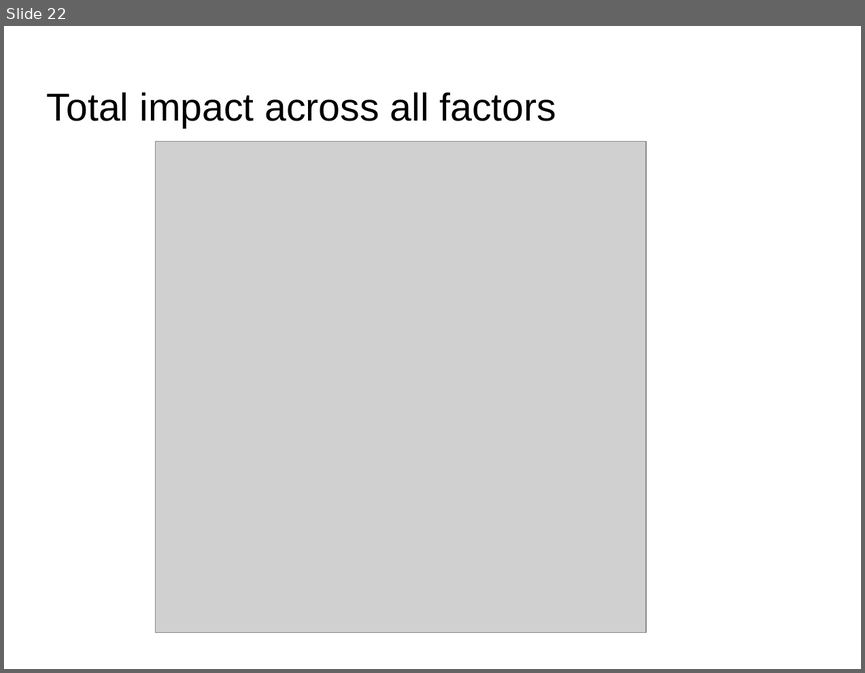
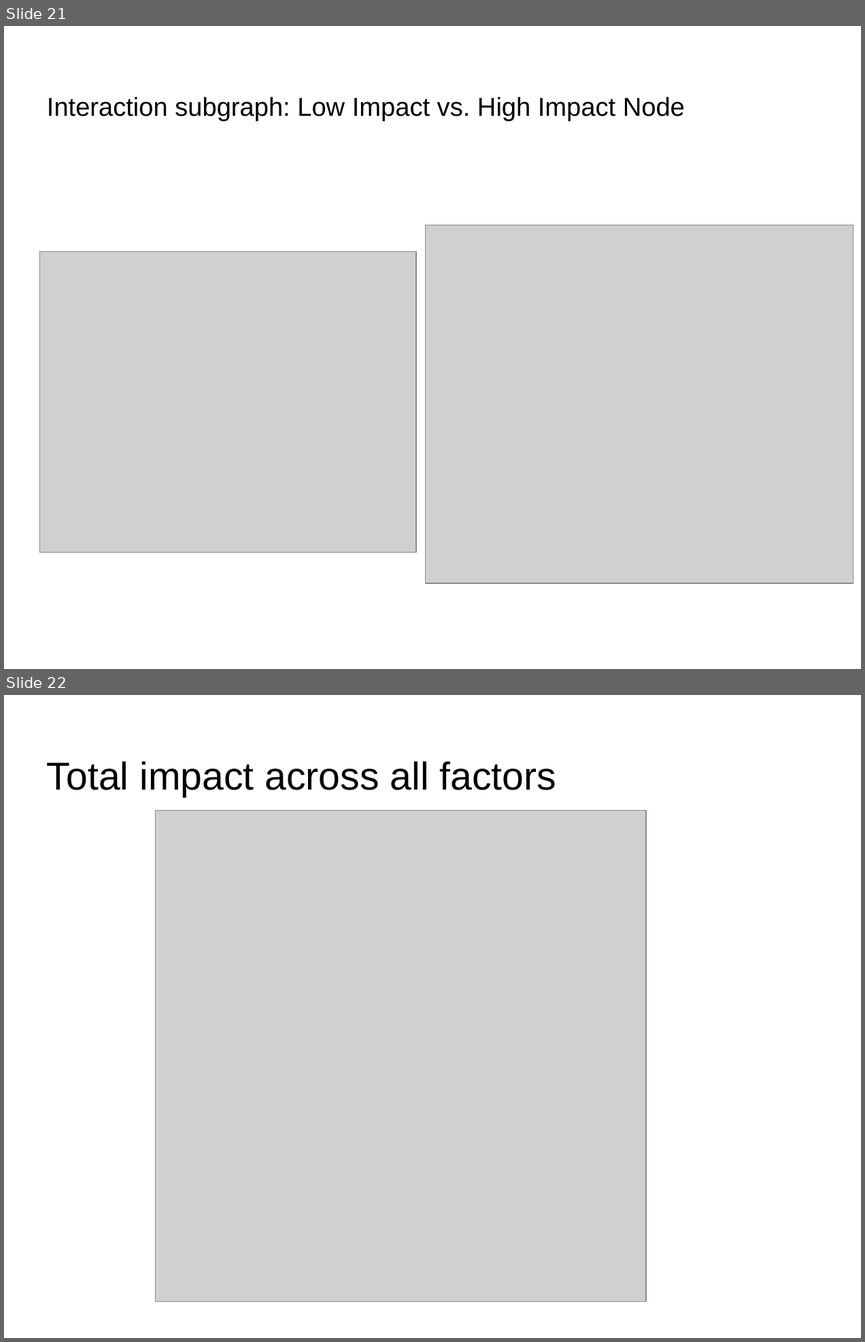
Before and after one commit to s2-t2/blockchain_reputation_system, a slide deck: documents/Presentation/Presentation.odp. Shown one above the other, each under a label of ours: slide 22 before the commit, slides 21 and 22 after it. The pictures are 865x673 and 865x1342 pixels, drawn with LibreOffice and Linux fonts; fonts in the diff are those of the drawing; grey boxes stand for pictures; background and template pictures are left out. Boxes give left, top, right and bottom in pixels: in the first picture for what was removed or moved away, otherwise in the second. Text is boxed around its words. In the diff, an @@ line names an element or a change of style, - is before the commit and + after.

```diff
--- a/documents/Presentation/Presentation.odp
+++ b/documents/Presentation/Presentation.odp
@@ slide 21 added at bbox=[4, 26, 861, 669], background picture (left out) @@
@@ title added at bbox=[47, 97, 685, 121], 24 pt, text #000000 @@
+Interaction subgraph: Low Impact vs. High Impact Node
@@ picture added at bbox=[426, 225, 853, 584] @@
@@ picture added at bbox=[40, 252, 416, 552] @@
```
Also in this commit, not shown: 1 slide changed, 1 slide removed, 1 other file.
